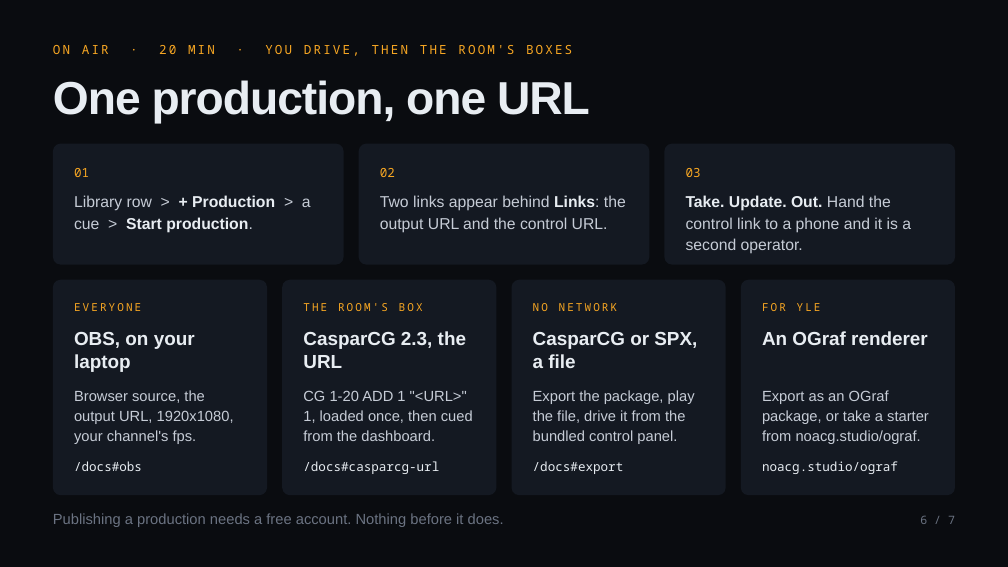
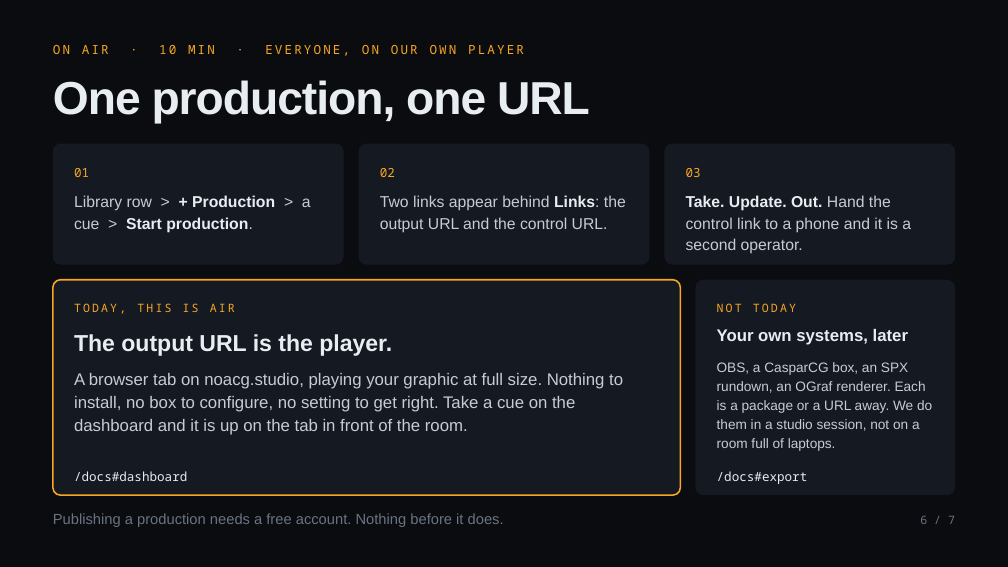
Before and after one commit to NoaCG/NoaCG-Studio, a slide deck: slide 6 of docs/presentation-2026-09-25/NoaCG-2026-09-25.pptx. Drawn at 1008x567 pixels with LibreOffice and Linux fonts; fonts in the diff are those of the drawing. Boxes give left, top, right and bottom in pixels: in the first picture for what was removed or moved away, otherwise in the second. Text is boxed around its words. In the diff, an @@ line names an element or a change of style, - is before the commit and + after.

```diff
--- a/docs/presentation-2026-09-25/NoaCG-2026-09-25.pptx
+++ b/docs/presentation-2026-09-25/NoaCG-2026-09-25.pptx
@@ text at [53, 45, 524, 56]: text changed @@
-ON AIR · 20 MIN · YOU DRIVE, THEN THE ROOM'S BOXES
+ON AIR · 10 MIN · EVERYONE, ON OUR OWN PLAYER
@@ rounded rectangle: place and size @@
-rounded rectangle at [53, 280, 267, 495]
+rounded rectangle at [53, 280, 681, 495]
@@ rounded rectangle at [53, 280, 681, 495]: outline none to #F6A623 1.5 pt @@
@@ rounded rectangle removed at [512, 280, 726, 495] @@
@@ rounded rectangle: place and size @@
-rounded rectangle at [282, 280, 496, 495]
+rounded rectangle at [696, 280, 955, 495]
@@ rounded rectangle removed at [741, 280, 955, 495] @@
@@ text at [74, 303, 235, 314]: text changed; size 10.5 to 11 pt @@
-EVERYONE
+TODAY, THIS IS AIR
@@ text removed at [303, 303, 423, 311] @@
-THE ROOM'S BOX
@@ text removed at [533, 303, 618, 311] @@
-NO NETWORK
@@ text added at [717, 303, 796, 312], 11 pt, text #F6A623 @@
+NOT TODAY
@@ text added at [717, 329, 908, 345], 16 pt, text #E8EDF2, bold @@
+Your own systems, later
@@ text removed at [762, 303, 821, 311] @@
-FOR YLE
@@ text at [74, 334, 392, 356]: text changed; size 18 to 22 pt @@
-OBS, on your laptop
+The output URL is the player.
@@ text removed at [303, 331, 466, 368] @@
-CasparCG 2.3, the URL
@@ text removed at [533, 332, 697, 368] @@
-CasparCG or SPX, a file
@@ text removed at [762, 331, 928, 345] @@
-An OGraf renderer
@@ text at [74, 373, 623, 435]: text changed; size 14 to 16 pt @@
-Browser source, the output URL, 1920x1080, your channel's fps.
+A browser tab on noacg.studio, playing your graphic at full size. Nothing to install, no box to configure, no setting to get right. Take a cue on the dashboard and it is up on the tab in front of the room.
@@ text added at [717, 362, 932, 451], 13 pt, text #C6CCD6 @@
+OBS, a CasparCG box, an SPX rundown, an OGraf renderer. Each is a package or a URL away. We do them in a studio session, not on a room full of laptops.
@@ text removed at [303, 390, 473, 441] @@
-CG 1-20 ADD 1 "<URL>" 1, loaded once, then cued from the dashboard.
@@ text removed at [533, 390, 695, 444] @@
-Export the package, play the file, drive it from the bundled control panel.
@@ text removed at [762, 390, 929, 444] @@
-Export as an OGraf package, or take a starter from noacg.studio/ograf.
@@ text at [74, 471, 187, 481]: text changed @@
-/docs#obs
+/docs#dashboard
@@ text "/docs#dashboard" at [74, 471, 187, 481]: vertical alignment bottom to top @@
@@ text removed at [303, 461, 439, 474] @@
-/docs#casparcg-url
@@ text "/docs#export" at [717, 471, 808, 484]: vertical alignment bottom to top @@
@@ text "/docs#export": place and size @@
-text "/docs#export" at [533, 461, 624, 474]
+text "/docs#export" at [717, 471, 808, 484]
@@ text removed at [762, 461, 898, 474] @@
-noacg.studio/ograf
```
Also in this commit, not shown: 3 other slides changed, 4 other files.
